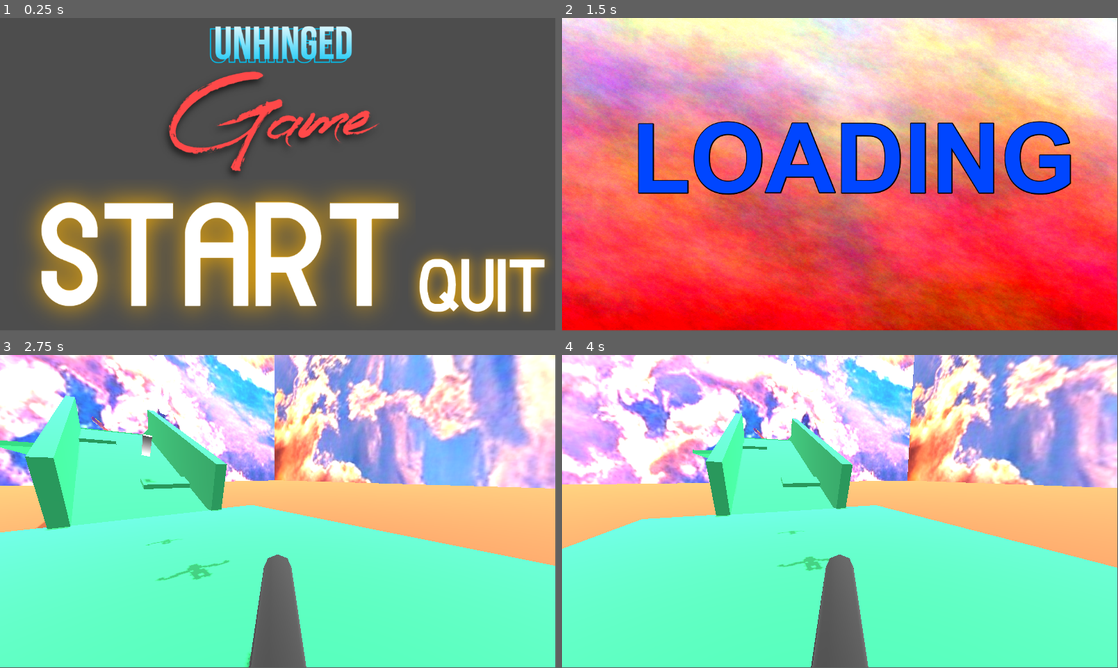
Above: before the commit, frames 1-4 (two rows, left to right).
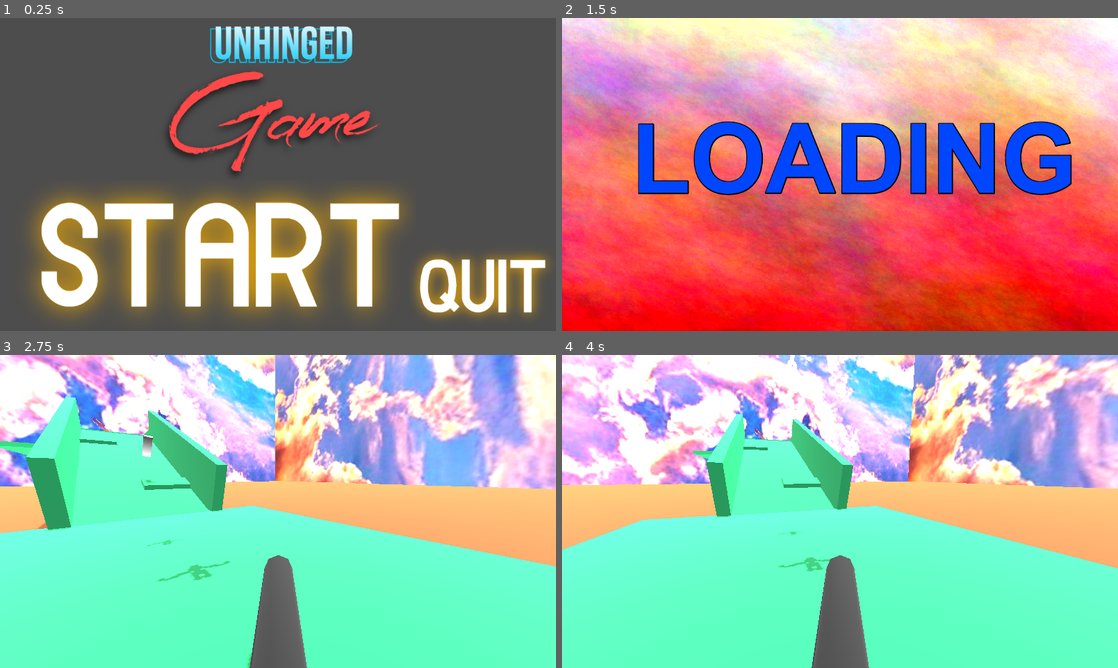
Above: after the commit, the same moments.

Repository: borbware/FGJ24
Game: Godot game, scene res://scenes/title_screen.tscn
Same seed, same stepped clock (60 frames per second), same inputs: the game is played once before the commit and once after it.
Inputs (mouse positions are in pixels of both pictures, inside the frame that each line leads up to):
- Up to frame 1 (0.25 s): no input
- Up to frame 2 (1.5 s): click (778, 259) at 0.5 s; click (778, 259) at 1.25 s
- Up to frame 3 (2.75 s): tap Enter at 2 s; hold D (left_stick_right) from 2.03 s (still down); tap Space (button_a) at 2.1 s
- Up to frame 4 (4 s): release D (left_stick_right) at 2.78 s; hold S (left_stick_down) 2.78-3.53 s; tap Ctrl (button_b) at 2.85 s; hold D (left_stick_right) from 3.53 s (still down); tap R (button_y) at 3.6 s
In our replay, the window is 799x449 before the commit and 800x450 after it. These sizes can differ from the game's own. Grey fills any space a smaller window leaves; there, only what the larger window draws over its background counts as a difference.

The runs differ from the first frame. In frame 1, 3.2% of the frame differs, in the area x 7-99%, y 2-95%; in frame 2, 2.5%; in frame 3, 4.1%; in frame 4, 4.8%, in the area x 0-100%, y 0-100%.

Commit message:
image stretch, maek multiple levels posbiel

Diff:
--- a/project.godot
+++ b/project.godot
@@ -14,6 +14,10 @@
 run/main_scene="res://scenes/title_screen.tscn"
 config/features=PackedStringArray("4.2", "Forward Plus")
 config/icon="res://icon.svg"
+
+[display]
+
+window/stretch/mode="viewport"
 
 [dotnet]
 
--- a/scenes/kiuas.gd
+++ b/scenes/kiuas.gd
@@ -1,26 +1,7 @@
 extends Node3D
 
+@export var nextLevel = "res://scenes/win.tscn"
 var win = false
-
-# Called when the node enters the scene tree for the first time.
-func _ready():
-	pass # Replace with function body.
-
-
-# Called every frame. 'delta' is the elapsed time since the previous frame.
-func _process(delta):
-	pass
-
-
-func _on_area_3d_area_shape_entered(area_rid, area, area_shape_index, local_shape_index):
-	pass
-	#var object = area.get_parent()
-	#print(object)
-	#if object.is_in_group("Player"):
-		#var nextScene = preload("res://scenes/title_screen.tscn")
-		#get_tree().change_scene(nextScene)
-#
-
 
 func _on_area_3d_body_entered(body):
 	var object = body.get_parent()
@@ -29,6 +10,6 @@
 		win = true
 		get_node("AudioStreamPlayer").play()
 		await get_tree().create_timer(1).timeout
-		get_tree().change_scene_to_file("res://scenes/win.tscn")
+		get_tree().change_scene_to_file(nextLevel)
 	elif body.is_in_group("Ammo"):
 		body.queue_free()
